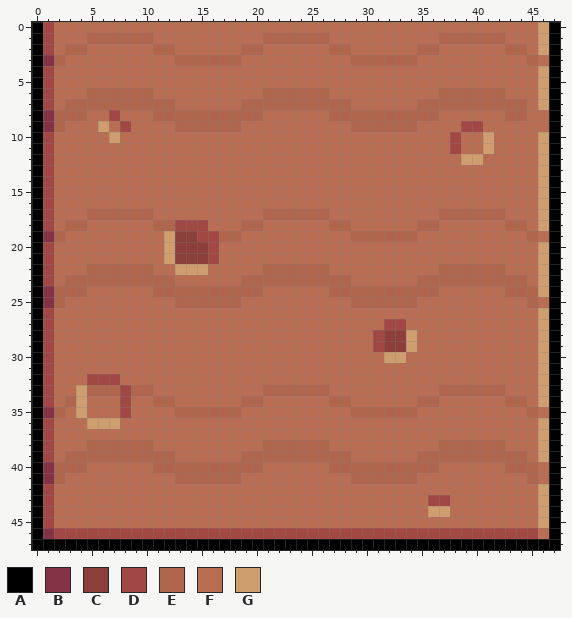
A pixel-art sprite gets an edit: tileset_png/tile/1.png. The picture above was drawn from the file before the commit.
The file is 48x48 pixels.
Palette (. is transparent): A #000000  B #843346  C #8c3e3b  D #a14744  E #b0664d  F #b96e54  G #cf9e6e
Pixels before, first column x 0:
 0 ADFFFFFFFFFFFFFFFFFFFFFFFFFFFFFFFFFFFFFFFFFFFFGA
 1 ADFFFEEEEEEFFFFFFFFFFEEEEEEFFFFFFFFFFEEEEEEFFFGA
 2 ADFEEFFFFFFEEFFFFFFEEFFFFFFEEFFFFFFEEFFFFFFEEFGA
 3 ABEFFFFFFFFFFEEEEEEFFFFFFFFFFEEEEEEFFFFFFFFFFEFA
 4 ADFFFFFFFFFFFFFFFFFFFFFFFFFFFFFFFFFFFFFFFFFFFFGA
 5 ADFFFFFFFFFFFFFFFFFFFFFFFFFFFFFFFFFFFFFFFFFFFFGA
 6 ADFFFEEEEEEFFFFFFFFFFEEEEEEFFFFFFFFFFEEEEEEFFFGA
 7 ADFEEEEEEEEEEFFFFFFEEEEEEEEEEFFFFFFEEEEEEEEEEFGA
 8 ABEEEFFDFFFEEEEEEEEEEFFFFFFEEEEEEEEEEFFFFFFEEFFA
 9 ABEFFFGFDFFFFEEEEEEFFFFFFFFFFEEEEEEFFFFDDFFFFFFA
10 ADFFFFFGFFFFFFFFFFFFFFFFFFFFFFFFFFFFFFDFFGFFFFGA
11 ADFFFFFFFFFFFFFFFFFFFFFFFFFFFFFFFFFFFFDFFGFFFFGA
12 ADFFFFFFFFFFFFFFFFFFFFFFFFFFFFFFFFFFFFFGGFFFFFGA
13 ADFFFFFFFFFFFFFFFFFFFFFFFFFFFFFFFFFFFFFFFFFFFFGA
14 ADFFFFFFFFFFFFFFFFFFFFFFFFFFFFFFFFFFFFFFFFFFFFGA
15 ADFFFFFFFFFFFFFFFFFFFFFFFFFFFFFFFFFFFFFFFFFFFFGA
16 ADFFFFFFFFFFFFFFFFFFFFFFFFFFFFFFFFFFFFFFFFFFFFGA
17 ADFFFEEEEEEFFFFFFFFFFEEEEEEFFFFFFFFFFEEEEEEFFFGA
18 ADFEEFFFFFFEEDDDFFFEEFFFFFFEEFFFFFFEEFFFFFFEEFGA
19 ABEFFFFFFFFFGCCDDEEFFFFFFFFFFEEEEEEFFFFFFFFFFEFA
20 ADFFFFFFFFFFGCCCDFFFFFFFFFFFFFFFFFFFFFFFFFFFFFGA
21 ADFFFFFFFFFFGCCCDFFFFFFFFFFFFFFFFFFFFFFFFFFFFFGA
22 ADFFFEEEEEEFFGGGFFFFFEEEEEEFFFFFFFFFFEEEEEEFFFGA
23 ADFEEEEEEEEEEFFFFFFEEEEEEEEEEFFFFFFEEEEEEEEEEFGA
24 ABEEEFFFFFFEEEEEEEEEEFFFFFFEEEEEEEEEEFFFFFFEEEGA
25 ABEFFFFFFFFFFEEEEEEFFFFFFFFFFEEEEEEFFFFFFFFFFEFA
26 ADFFFFFFFFFFFFFFFFFFFFFFFFFFFFFFFFFFFFFFFFFFFFGA
27 ADFFFFFFFFFFFFFFFFFFFFFFFFFFFFFFDDFFFFFFFFFFFFGA
28 ADFFFFFFFFFFFFFFFFFFFFFFFFFFFFFDCCGFFFFFFFFFFFGA
29 ADFFFFFFFFFFFFFFFFFFFFFFFFFFFFFDCCGFFFFFFFFFFFGA
30 ADFFFFFFFFFFFFFFFFFFFFFFFFFFFFFFGGFFFFFFFFFFFFGA
31 ADFFFFFFFFFFFFFFFFFFFFFFFFFFFFFFFFFFFFFFFFFFFFGA
32 ADFFFDDDFFFFFFFFFFFFFFFFFFFFFFFFFFFFFFFFFFFFFFGA
33 ADFFGEEEDEEFFFFFFFFFFEEEEEEFFFFFFFFFFEEEEEEFFFGA
34 ADFEGFFFDFFEEFFFFFFEEFFFFFFEEFFFFFFEEFFFFFFEEFGA
35 ABEFGFFFDFFFFEEEEEEFFFFFFFFFFEEEEEEFFFFFFFFFFEFA
36 ADFFFGGGFFFFFFFFFFFFFFFFFFFFFFFFFFFFFFFFFFFFFFGA
37 ADFFFFFFFFFFFFFFFFFFFFFFFFFFFFFFFFFFFFFFFFFFFFGA
38 ADFFFEEEEEEFFFFFFFFFFEEEEEEFFFFFFFFFFEEEEEEFFFGA
39 ADFEEEEEEEEEEFFFFFFEEEEEEEEEEFFFFFFEEEEEEEEEEFGA
40 ABEEEFFFFFFEEEEEEEEEEFFFFFFEEEEEEEEEEFFFFFFEEEFA
41 ABEFFFFFFFFFFEEEEEEFFFFFFFFFFEEEEEEFFFFFFFFFFEFA
42 ADFFFFFFFFFFFFFFFFFFFFFFFFFFFFFFFFFFFFFFFFFFFFGA
43 ADFFFFFFFFFFFFFFFFFFFFFFFFFFFFFFFFFFDDFFFFFFFFGA
44 ADFFFFFFFFFFFFFFFFFFFFFFFFFFFFFFFFFFGGFFFFFFFFGA
45 ADFFFFFFFFFFFFFFFFFFFFFFFFFFFFFFFFFFFFFFFFFFFFGA
46 ABDDDDDDDDDDDDDDDDDDDDDDDDDDDDDDDDDDDDDDDDDDDDFA
47 AAAAAAAAAAAAAAAAAAAAAAAAAAAAAAAAAAAAAAAAAAAAAAAA
New version:
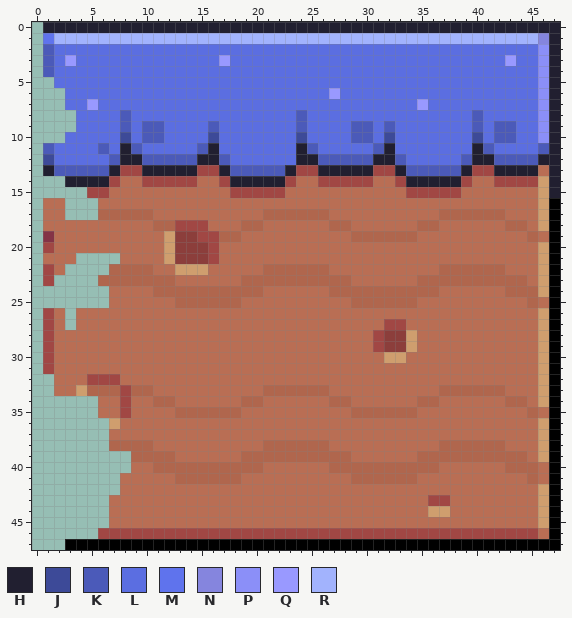
Colours new in this view: H #211f30  J #3d4a98  K #4b5ab9  L #5b6ee1  M #5f73ed  N #8585de  P #8b8ff8  Q #9999ff  R #a2b3fd
The exact change:
Changed rows in their new state; - is an unchanged pixel.
first column x 0:
 0 .HHHHHHHHHHHHHHHHHHHHHHHHHHHHHHHHHHHHHHHHHHHHHHH
 1 .MRRRRRRRRRRRRRRRRRRRRRRRRRRRRRRRRRRRRRRRRRRRRNH
 2 .KLLLLLLLLLLLLLLLLLLLLLLLLLLLLLLLLLLLLLLLLLLLLPH
 3 .KLQLLLLLLLLLLLLLQLLLLLLLLLLLLLLLLLLLLLLLLLQLLPH
 4 .KLLLLLLLLLLLLLLLLLLLLLLLLLLLLLLLLLLLLLLLLLLLLPH
 5 ..LLLLLLLLLLLLLLLLLLLLLLLLLLLLLLLLLLLLLLLLLLLLPH
 6 ...LLLLLLLLLLLLLLLLLLLLLLLLQLLLLLLLLLLLLLLLLLLPH
 7 ...LLQLLLLLLLLLLLLLLLLLLLLLLLLLLLLLQLLLLLLLLLLPH
 8 ....LLLLKLLLLLLLLLLLLLLLKLLLLLLLLLLLLLLLKLLLLLPH
 9 ....LLLLKLKKLLLLKLLLLLLLKLLLLKKLKLLLLLLLKLKKLLPH
10 ...LLLLLJLKKLLLLJLLLLLLLJLLLLKKLJLLLLLLLJLKKLLPH
11 .KLLLLKLHKLLLLLKHLLLLLLLHKLLLLLKHLLLLLLLHKLLLLKH
12 .JLLLLLKHHKKKKKHHKLLLLLLHHKKKKKHHKLLLLLKHHKKKKHH
13 .HKKKKKHDDHHHHHDDHKKKKKHDDHHHHHDDHKKKKKHDDHHHHFH
14 ...HHHHD--DDDDD--DHHHHHD--DDDDD--DHHHHHD--DDDD-H
15 .....DD-----------DDDDD-----------DDDDD--------H
16 .F-...------------------------------------------
17 .F-...------------------------------------------
18 .F-FF-------------------------------------------
19 .-F---------------------------------------------
20 .-----------------------------------------------
21 .F--....----------------------------------------
22 .--....-----------------------------------------
23 .-....------------------------------------------
24 .......-----------------------------------------
25 .......-----------------------------------------
26 .--.--------------------------------------------
27 .--.--------------------------------------------
28 .-----------------------------------------------
29 .-----------------------------------------------
30 .-----------------------------------------------
31 .-----------------------------------------------
32 ..----------------------------------------------
33 ..----------------------------------------------
34 ......------------------------------------------
35 ......------------------------------------------
36 .......-----------------------------------------
37 .......-----------------------------------------
38 .......-----------------------------------------
39 .........---------------------------------------
40 .........---------------------------------------
41 ........----------------------------------------
42 ........----------------------------------------
43 .......-----------------------------------------
44 .......-----------------------------------------
45 .......-----------------------------------------
46 ......------------------------------------------
47 ...---------------------------------------------
Boxes around the changes in both pictures, in picture pixels (x1, y1, x2, y2):
changed: (32, 22, 560, 550)
